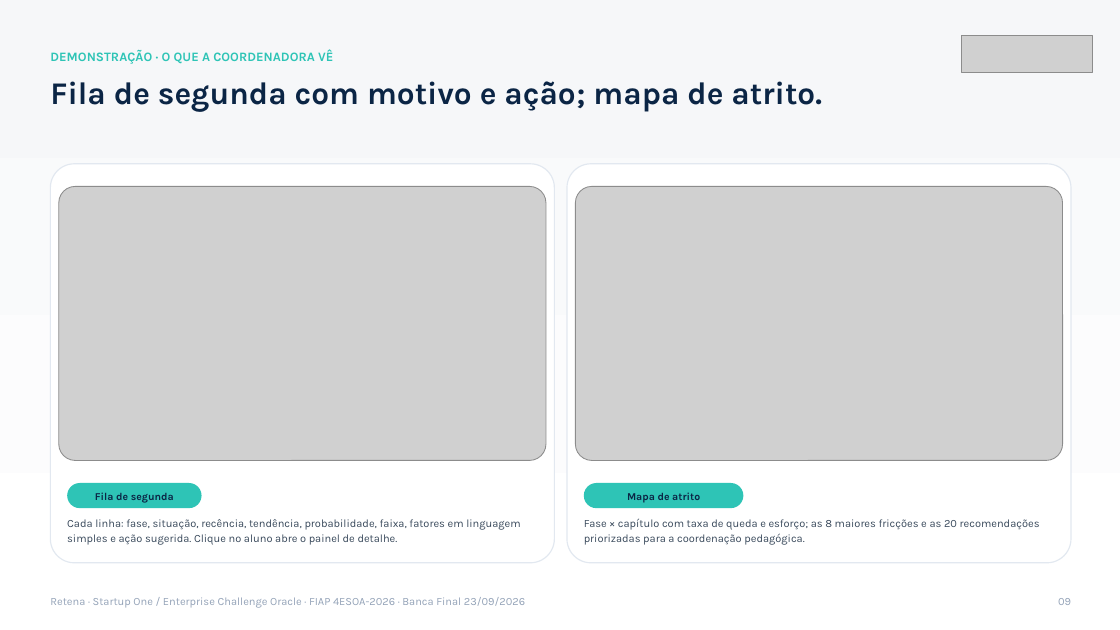
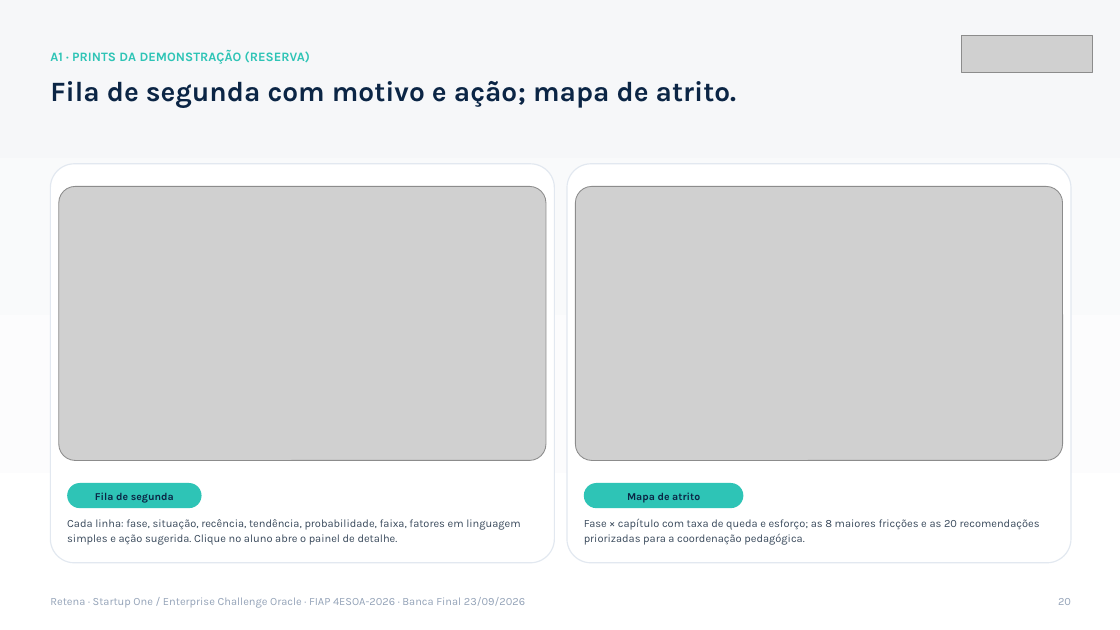
Before and after one commit to LucasHenklain/retena, a slide deck: slide 20 of 09_Kit_Banca_Final/Retena_Banca_Final.pptx (slide 9 before the commit). Drawn at 1120x630 pixels with LibreOffice and Linux fonts; fonts in the diff are those of the drawing; grey boxes stand for pictures. Boxes give left, top, right and bottom in pixels: in the first picture for what was removed or moved away, otherwise in the second. Text is boxed around its words. In the diff, an @@ line names an element or a change of style, - is before the commit and + after.

```diff
--- a/09_Kit_Banca_Final/Retena_Banca_Final.pptx
+++ b/09_Kit_Banca_Final/Retena_Banca_Final.pptx
@@ text at [50,50,310,64]: text changed @@
-DEMONSTRAÇÃO · O QUE A COORDENADORA VÊ
+A1 · PRINTS DA DEMONSTRAÇÃO (RESERVA)
@@ text "Fila de segunda com motivo ..." at [50,81,736,107]: size 27 to 24 pt @@
```
Also in this commit, not shown: 26 other slides changed, 7 slides added, 2 slides removed, 19 other files.
